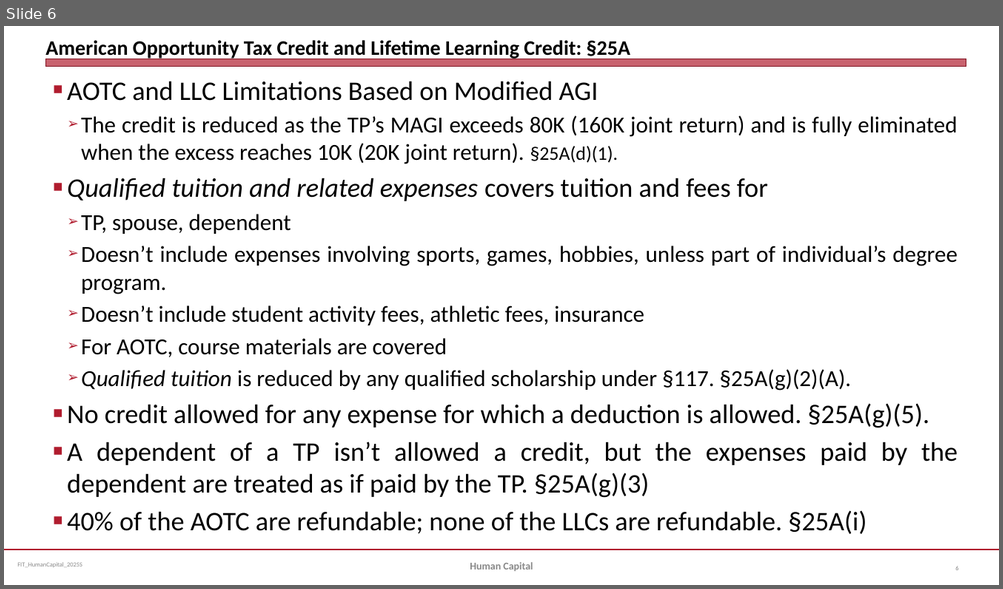
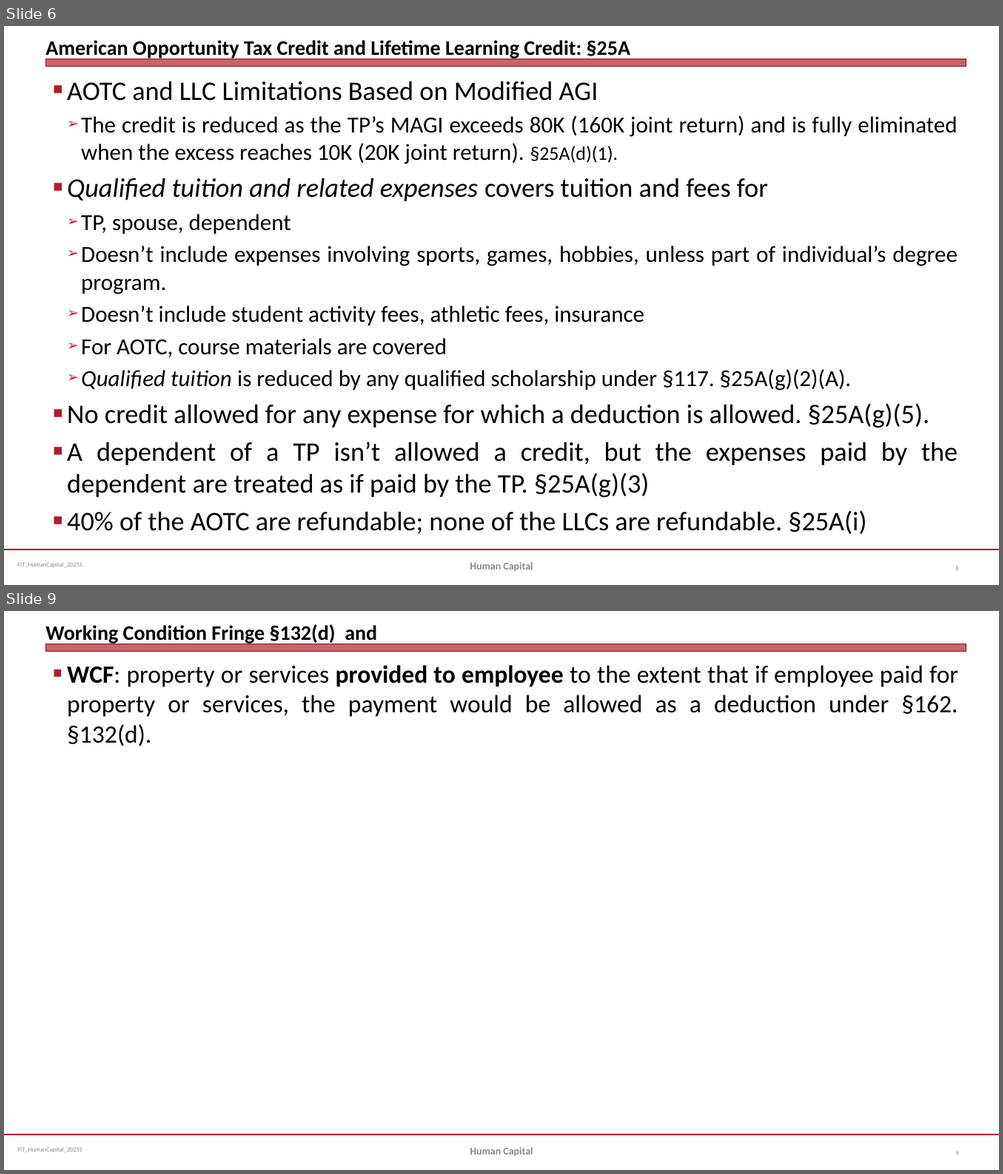
Before and after one commit to jmc877/Fed-Income-Tax, a slide deck: slides/FIT_HumanCapital_2025S.pptx. Shown one above the other, each under a label of ours: slide 6 before the commit, slides 6 and 9 after it; the slides between them are not shown. The pictures are 1003x589 and 1003x1174 pixels, drawn with LibreOffice and Linux fonts; fonts in the diff are those of the drawing. Boxes give left, top, right and bottom in pixels: in the first picture for what was removed or moved away, otherwise in the second. Text is boxed around its words. In the diff, an @@ line names an element or a change of style, - is before the commit and + after.

```diff
--- a/slides/FIT_HumanCapital_2025S.pptx
+++ b/slides/FIT_HumanCapital_2025S.pptx
@@ slide 9 added at bbox=[4, 611, 999, 1170], background #FFFFFF; not listed: 3 template elements that a slide beside it also shows @@
@@ title added at bbox=[45, 624, 377, 645], 20 pt, text #000000, bold @@
+Working Condition Fringe §132(d) and
@@ text added at bbox=[67, 665, 958, 746], 24 pt, text #000000 @@
+■ WCF: property or services provided to employee to the extent that if employee paid for property or services, the payment would be allowed as a deduction under §162. §132(d).
@@ text added at bbox=[469, 1147, 532, 1156], 10 pt, text #898989, bold @@
+Human Capital
@@ page number added at bbox=[955, 1151, 958, 1156], 6 pt, text #808080 @@
+9
```
Also in this commit, not shown: 1 slide changed, 1 other slide added, 2 other files.
